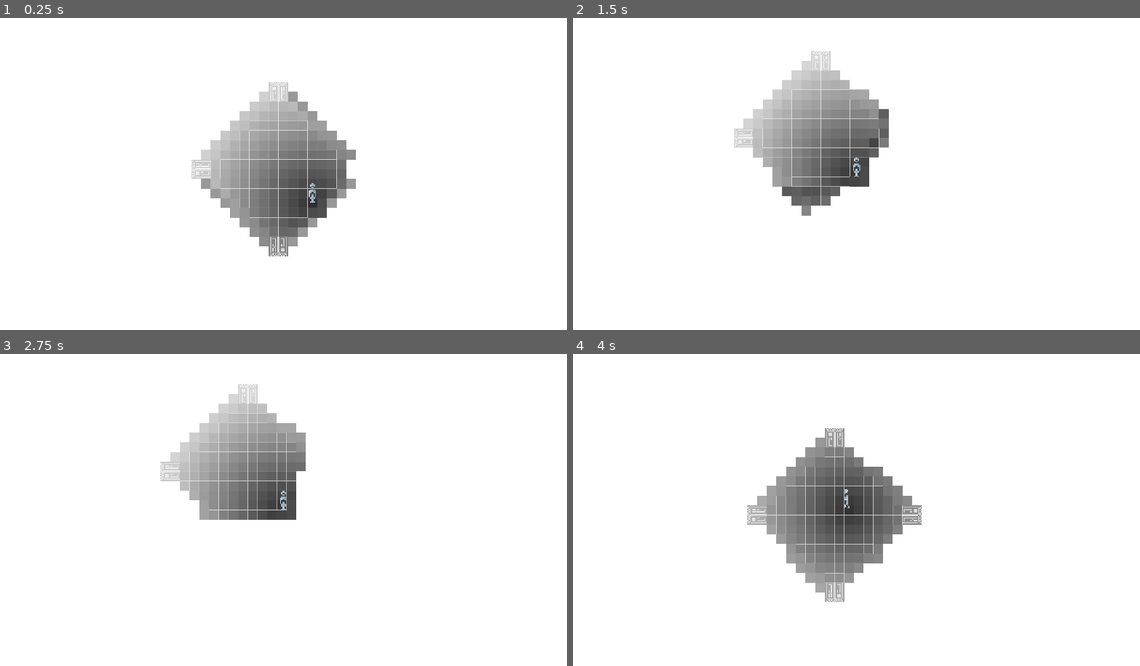
Above: before the commit, frames 1-4 (two rows, left to right).
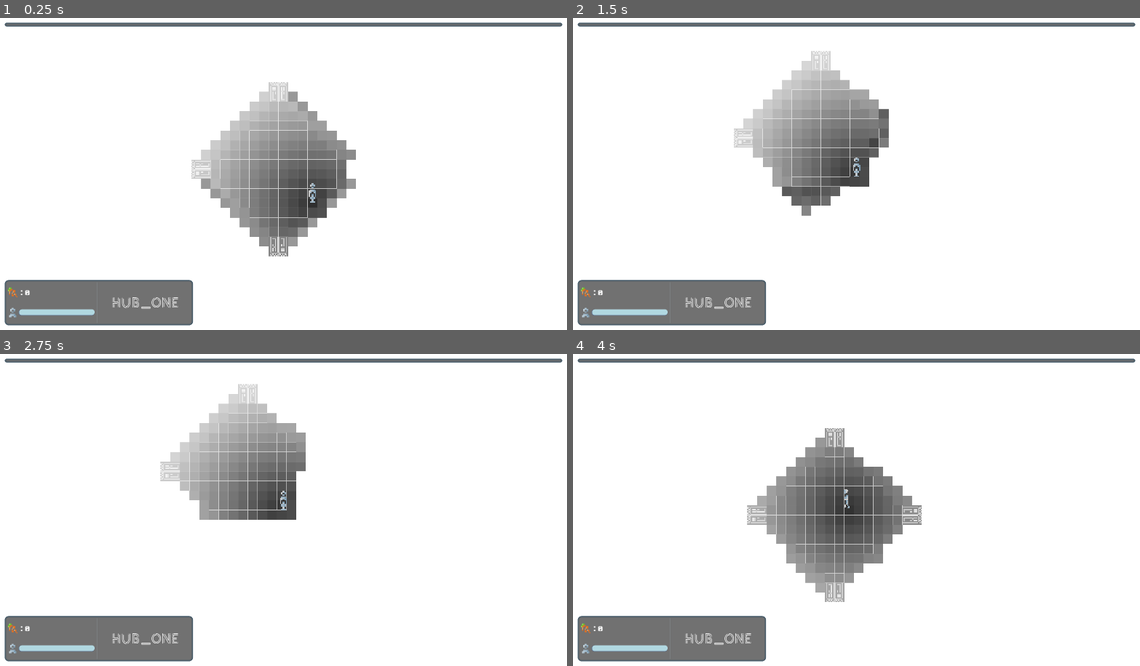
Above: after the commit, the same moments.

Repository: ObsidianBlk/NoSpace
Game: Godot game, scene res://World.tscn
Two runs of this game, one before a commit and one after it. Both use one fixed random seed, a clock stepped at 60 frames per second and the inputs below.
Inputs:
- Up to frame 1 (0.25 s): no input
- Up to frame 2 (1.5 s): hold D (move_right) 0.53-1.28 s; hold E (trigger) 0.53-1.28 s; hold S (move_down) from 1.28 s (still down); tap E (trigger) at 1.35 s
- Up to frame 3 (2.75 s): release S (move_down) at 2.03 s; hold D (move_right) from 2.03 s (still down); hold E (trigger) from 2.03 s (still down)
- Up to frame 4 (4 s): tap Enter at 2.75 s; release D (move_right) at 2.78 s; release E (trigger) at 2.78 s; hold W (move_up) 2.78-3.53 s; tap E (trigger) at 2.85 s; hold A (move_left) from 3.53 s (still down); hold E (trigger) from 3.53 s (still down)

The runs differ from the first frame. In frame 1, 6.2% of the frame differs, in the area x 0-100%, y 1-99%; in frame 2, 6.2%; in frame 3, 6.2%; in frame 4, 6.2%.

Commit message:
Carrots no longer slow down region transitions. Added a basic HUD. Started work on 'The Shattered'... the goal of the game.

Diff:
--- a/Objects/NEM/NEM.gd
+++ b/Objects/NEM/NEM.gd
@@ -1,5 +1,11 @@
 tool
 extends Node2D
+
+# ---------------------------------------------------------------------------
+# Signals
+# ---------------------------------------------------------------------------
+
+signal region_change(rname)
 
 # ---------------------------------------------------------------------------
 # ENUM Definitions
@@ -229,41 +235,24 @@
 			var tval = TILE_TYPE.NONE
 			var tpos = Vector2(x - offset.x, y - offset.y)
 			var tidx = (tpos.y * reg_size.x) + tpos.x
+			var carrot_idx = -1
 			if tpos.x >= 0 and tpos.x < reg_size.x and tpos.y >= 0 and tpos.y < reg_size.y:
 				var dist = Vector2(x, y).distance_to(start)
 
 				if dist < trad and inc_region.has_point(Vector2(x, y)):
 					tval = reg.tiles[tidx]
+					for i in range(0, reg.carrots.size()):
+						if not reg.carrots[i].eaten and reg.carrots[i].position == tpos:
+							carrot_idx = i
 			#tiles.append([living_regions[lridx].ridx, tval, tpos + offset, tidx])
 			tiles.append({
 				"ridx": living_regions[lridx].ridx,
 				"type": tval,
 				"position": tpos + offset,
 				"tidx": tidx,
-				"carrot_idx": _get_carrot_index(lridx, (tpos + offset) * tile_size)
+				"carrot_idx": carrot_idx
 			})
 	return tiles
-
-func _get_carrot_index(lridx : int, pos: Vector2) -> int:
-	if lridx >= 0 and lridx < living_regions.size():
-		var carrot_list = regions[living_regions[lridx].ridx].carrots
-		var offset = living_regions[lridx].offset
-		for i in range(0, carrot_list.size()):
-			var carrot = carrot_list[i]
-			var cpos = (carrot.position * tile_size) + offset
-			if not carrot.eaten and cpos == pos:
-				return i
-	return -1
-
-func _has_carrot(lridx : int, pos : Vector2) -> bool:
-	if lridx >= 0 and lridx < living_regions.size():
-		var carrot_list = regions[living_regions[lridx].ridx].carrots
-		var offset = living_regions[lridx].offset
-		for carrot in carrot_list:
-			var cpos = (carrot.position * tile_size) + offset
-			if not carrot.eaten and cpos == pos:
-				return true
-	return false
 
 func _is_region_alive(ridx : int) -> bool:
 	for lr in living_regions:
@@ -483,6 +472,7 @@
 			"offset":Vector2(0, 0),
 			"ridx": regions.size() - 1
 		})
+		emit_signal("region_change", regions[living_regions[0].ridx].name)
 
 
 
@@ -522,6 +512,7 @@
 			living_regions = [living_regions[1]]
 		else:
 			living_regions = [living_regions[0]]
+		emit_signal("region_change", regions[living_regions[0].ridx].name)
 
 func _on_carrot_pickup(ridx, cidx) -> void:
 	if ridx >= 0 and ridx < regions.size():
--- /dev/null
+++ b/Objects/TheShattered/TheShattered.gd
@@ -0,0 +1,29 @@
+extends Node2D
+
+
+var player = null
+
+onready var base_node = $Base
+onready var body_node = $Body
+onready var reye_node = $RightEye
+onready var leye_node = $LeftEye
+
+
+func _ready() -> void:
+	body_node.visible = false
+	reye_node.visible = false
+	leye_node.visible = false
+
+
+func _on_trigger() -> void:
+	return
+
+func _on_body_entered(body : Node2D) -> void:
+	if player == null and body.has_signal("trigger"):
+		player = body
+		player.connect("trigger", self, "_on_trigger")
+
+func _on_body_exited(body : Node2D) -> void:
+	if body == player:
+		player.disconnect("trigger", self, "_on_trigger")
+		player = null
--- /dev/null
+++ b/Objects/TheShattered/TheShattered.tscn
@@ -0,0 +1,105 @@
+[gd_scene load_steps=9 format=2]
+
+[ext_resource path="res://Shaders/PalSwap4.shader" type="Shader" id=1]
+[ext_resource path="res://Assets/Graphics/Shattered.png" type="Texture" id=2]
+[ext_resource path="res://Objects/TheShattered/TheShattered.gd" type="Script" id=3]
+
+[sub_resource type="ShaderMaterial" id=1]
+resource_local_to_scene = true
+shader = ExtResource( 1 )
+shader_param/pal_col_1 = Color( 0.6992, 0.6992, 0.6992, 1 )
+shader_param/pal_col_2 = Color( 0.6, 0.6, 0.6, 1 )
+shader_param/pal_col_3 = Color( 0.8, 0.8, 0.8, 1 )
+shader_param/pal_col_4 = Color( 0, 0, 0, 1 )
+shader_param/replace_col_1 = Color( 0.6992, 0.6992, 0.6992, 1 )
+shader_param/replace_col_2 = Color( 0.6, 0.6, 0.6, 1 )
+shader_param/replace_col_3 = Color( 0.8, 0.8, 0.8, 1 )
+shader_param/replace_col_4 = Color( 0, 0, 0, 1 )
+shader_param/precision = 0.1
+shader_param/alpha = 1.0
+
+[sub_resource type="ShaderMaterial" id=2]
+resource_local_to_scene = true
+shader = ExtResource( 1 )
+shader_param/pal_col_1 = Color( 0.6992, 0.6992, 0.6992, 1 )
+shader_param/pal_col_2 = Color( 0.6, 0.6, 0.6, 1 )
+shader_param/pal_col_3 = Color( 0.8, 0.8, 0.8, 1 )
+shader_param/pal_col_4 = Color( 0, 0, 0, 1 )
+shader_param/replace_col_1 = Color( 0.6992, 0.6992, 0.6992, 1 )
+shader_param/replace_col_2 = Color( 0.6, 0.6, 0.6, 1 )
+shader_param/replace_col_3 = Color( 0.8, 0.8, 0.8, 1 )
+shader_param/replace_col_4 = Color( 0, 0, 0, 1 )
+shader_param/precision = 0.1
+shader_param/alpha = 1.0
+
+[sub_resource type="ShaderMaterial" id=3]
+resource_local_to_scene = true
+shader = ExtResource( 1 )
+shader_param/pal_col_1 = Color( 0.6992, 0.6992, 0.6992, 1 )
+shader_param/pal_col_2 = Color( 0.6, 0.6, 0.6, 1 )
+shader_param/pal_col_3 = Color( 0.8, 0.8, 0.8, 1 )
+shader_param/pal_col_4 = Color( 0, 0, 0, 1 )
+shader_param/replace_col_1 = Color( 0.6992, 0.6992, 0.6992, 1 )
+shader_param/replace_col_2 = Color( 0.6, 0.6, 0.6, 1 )
+shader_param/replace_col_3 = Color( 0.8, 0.8, 0.8, 1 )
+shader_param/replace_col_4 = Color( 0, 0, 0, 1 )
+shader_param/precision = 0.1
+shader_param/alpha = 1.0
+
+[sub_resource type="ShaderMaterial" id=4]
+resource_local_to_scene = true
+shader = ExtResource( 1 )
+shader_param/pal_col_1 = Color( 0.6992, 0.6992, 0.6992, 1 )
+shader_param/pal_col_2 = Color( 0.6, 0.6, 0.6, 1 )
+shader_param/pal_col_3 = Color( 0.8, 0.8, 0.8, 1 )
+shader_param/pal_col_4 = Color( 0, 0, 0, 1 )
+shader_param/replace_col_1 = Color( 0.6992, 0.6992, 0.6992, 1 )
+shader_param/replace_col_2 = Color( 0.6, 0.6, 0.6, 1 )
+shader_param/replace_col_3 = Color( 0.8, 0.8, 0.8, 1 )
+shader_param/replace_col_4 = Color( 0, 0, 0, 1 )
+shader_param/precision = 0.1
+shader_param/alpha = 1.0
+
+[sub_resource type="CircleShape2D" id=5]
+radius = 32.0
+
+[node name="TheShattered" type="Node2D"]
+script = ExtResource( 3 )
+
+[node name="Base" type="Sprite" parent="."]
+material = SubResource( 1 )
+position = Vector2( 0, -16 )
+texture = ExtResource( 2 )
+region_enabled = true
+region_rect = Rect2( 0, 0, 32, 32 )
+
+[node name="Body" type="Sprite" parent="."]
+material = SubResource( 2 )
+position = Vector2( 0, -25 )
+texture = ExtResource( 2 )
+region_enabled = true
+region_rect = Rect2( 32, 0, 32, 32 )
+
+[node name="RightEye" type="Sprite" parent="."]
+material = SubResource( 3 )
+position = Vector2( 13.8748, -33.8294 )
+texture = ExtResource( 2 )
+region_enabled = true
+region_rect = Rect2( 64, 0, 32, 32 )
+
+[node name="LeftEye" type="Sprite" parent="."]
+material = SubResource( 4 )
+position = Vector2( -17.6588, -21.6364 )
+texture = ExtResource( 2 )
+region_enabled = true
+region_rect = Rect2( 96, 0, 32, 32 )
+
+[node name="Area2D" type="Area2D" parent="."]
+collision_layer = 0
+collision_mask = 32
+
+[node name="CollisionShape2D" type="CollisionShape2D" parent="Area2D"]
+shape = SubResource( 5 )
+
+[connection signal="body_entered" from="Area2D" to="." method="_on_body_entered"]
+[connection signal="body_exited" from="Area2D" to="." method="_on_body_exited"]
--- /dev/null
+++ b/Theme/Fonts/Commadore_24_DynFont.tres
@@ -0,0 +1,9 @@
+[gd_resource type="DynamicFont" load_steps=2 format=2]
+
+[ext_resource path="res://Theme/Fonts/Commadore_DFD.tres" type="DynamicFontData" id=1]
+
+[resource]
+size = 24
+use_mipmaps = true
+use_filter = true
+font_data = ExtResource( 1 )
--- /dev/null
+++ b/Theme/Fonts/Commadore_DFD.tres
@@ -0,0 +1,4 @@
+[gd_resource type="DynamicFontData" format=2]
+
+[resource]
+font_path = "res://Assets/Fonts/Commodore Angled v1.2.ttf"
--- /dev/null
+++ b/Theme/Fonts/Potra_48_DynFont.tres
@@ -0,0 +1,9 @@
+[gd_resource type="DynamicFont" load_steps=2 format=2]
+
+[ext_resource path="res://Theme/Fonts/Potra_DFD.tres" type="DynamicFontData" id=1]
+
+[resource]
+size = 48
+use_mipmaps = true
+use_filter = true
+font_data = ExtResource( 1 )
--- /dev/null
+++ b/Theme/Fonts/Potra_DFD.tres
@@ -0,0 +1,4 @@
+[gd_resource type="DynamicFontData" format=2]
+
+[resource]
+font_path = "res://Assets/Fonts/Potra.ttf"
--- /dev/null
+++ b/Theme/core_theme.tres
@@ -0,0 +1,60 @@
+[gd_resource type="Theme" load_steps=6 format=2]
+
+[ext_resource path="res://Theme/Fonts/Commadore_24_DynFont.tres" type="DynamicFont" id=1]
+
+[sub_resource type="StyleBoxFlat" id=1]
+bg_color = Color( 0.294118, 0.294118, 0.294118, 0.784314 )
+border_width_left = 6
+border_width_top = 6
+border_width_right = 6
+border_width_bottom = 6
+border_color = Color( 0.235294, 0.337255, 0.407843, 1 )
+border_blend = true
+corner_radius_top_left = 12
+corner_radius_top_right = 12
+corner_radius_bottom_right = 12
+corner_radius_bottom_left = 12
+
+[sub_resource type="StyleBoxFlat" id=2]
+bg_color = Color( 0.294118, 0.294118, 0.294118, 0.784314 )
+border_width_left = 6
+border_width_top = 6
+border_width_right = 6
+border_width_bottom = 6
+border_color = Color( 0.235294, 0.337255, 0.407843, 1 )
+border_blend = true
+corner_radius_top_left = 12
+corner_radius_top_right = 12
+corner_radius_bottom_right = 12
+corner_radius_bottom_left = 12
+
+[sub_resource type="StyleBoxFlat" id=3]
+bg_color = Color( 0.254902, 0.341176, 0.403922, 1 )
+border_width_left = 2
+border_width_bottom = 2
+border_color = Color( 0.47451, 0.498039, 0.564706, 1 )
+border_blend = true
+corner_radius_top_left = 8
+corner_radius_top_right = 8
+corner_radius_bottom_right = 8
+corner_radius_bottom_left = 8
+
+[sub_resource type="StyleBoxFlat" id=4]
+bg_color = Color( 0.698039, 0.85098, 0.886275, 1 )
+border_width_left = 2
+border_width_bottom = 2
+border_color = Color( 0.360784, 0.435294, 0.560784, 1 )
+corner_radius_top_left = 8
+corner_radius_top_right = 8
+corner_radius_bottom_right = 8
+corner_radius_bottom_left = 8
+
+[resource]
+default_font = ExtResource( 1 )
+Panel/styles/panel = SubResource( 1 )
+PanelContainer/styles/panel = SubResource( 2 )
+ProgressBar/colors/font_color = Color( 0.584314, 0.494118, 0.352941, 1 )
+ProgressBar/colors/font_color_shadow = Color( 0, 0, 0, 1 )
+ProgressBar/fonts/font = null
+ProgressBar/styles/bg = SubResource( 3 )
+ProgressBar/styles/fg = SubResource( 4 )
--- /dev/null
+++ b/UI/HUD/HUD.gd
@@ -0,0 +1,24 @@
+extends Control
+
+
+onready var lbl_region = $VBC/Information/HBC/Region/Label
+onready var lbl_carrot = $VBC/Information/HBC/Stats/VBC/Carrots/Label
+onready var prog_stamina = $VBC/Information/HBC/Stats/VBC/Stamina/Progress/Bar
+
+
+func set_region(region_name : String) -> void:
+	if region_name == "":
+		region_name = "__UNKNOWN__"
+	if lbl_region:
+		lbl_region.text = region_name
+
+
+func set_carrots(count : int) -> void:
+	if lbl_carrot:
+		lbl_carrot.text = ":" + String(count)
+
+
+func set_stamina(v : float, vmax : float) -> void:
+	if prog_stamina:
+		prog_stamina.max_value = vmax
+		prog_stamina.value = v
--- /dev/null
+++ b/UI/HUD/HUD.tscn
@@ -0,0 +1,132 @@
+[gd_scene load_steps=6 format=2]
+
+[ext_resource path="res://Theme/core_theme.tres" type="Theme" id=1]
+[ext_resource path="res://Theme/Fonts/Potra_48_DynFont.tres" type="DynamicFont" id=2]
+[ext_resource path="res://Assets/Graphics/Char_Icon.png" type="Texture" id=3]
+[ext_resource path="res://Assets/Graphics/carrot.png" type="Texture" id=4]
+[ext_resource path="res://UI/HUD/HUD.gd" type="Script" id=5]
+
+[node name="HUD" type="MarginContainer"]
+anchor_right = 1.0
+anchor_bottom = 1.0
+theme = ExtResource( 1 )
+custom_constants/margin_right = 40
+custom_constants/margin_top = 40
+custom_constants/margin_left = 40
+custom_constants/margin_bottom = 40
+script = ExtResource( 5 )
+__meta__ = {
+"_edit_use_anchors_": false
+}
+
+[node name="VBC" type="VBoxContainer" parent="."]
+margin_left = 40.0
+margin_top = 40.0
+margin_right = 1880.0
+margin_bottom = 1040.0
+
+[node name="PanelContainer" type="PanelContainer" parent="VBC"]
+margin_right = 1840.0
+margin_bottom = 12.0
+
+[node name="Container" type="Container" parent="VBC"]
+margin_top = 16.0
+margin_right = 1840.0
+margin_bottom = 847.0
+size_flags_horizontal = 3
+size_flags_vertical = 3
+
+[node name="Information" type="PanelContainer" parent="VBC"]
+margin_top = 851.0
+margin_right = 711.0
+margin_bottom = 1000.0
+size_flags_horizontal = 0
+
+[node name="HBC" type="HBoxContainer" parent="VBC/Information"]
+margin_left = 6.0
+margin_top = 6.0
+margin_right = 705.0
+margin_bottom = 143.0
+
+[node name="Stats" type="MarginContainer" parent="VBC/Information/HBC"]
+margin_right = 294.0
+margin_bottom = 137.0
+custom_constants/margin_right = 4
+custom_constants/margin_top = 4
+custom_constants/margin_left = 4
+custom_constants/margin_bottom = 4
+
+[node name="VBC" type="VBoxContainer" parent="VBC/Information/HBC/Stats"]
+margin_left = 4.0
+margin_top = 4.0
+margin_right = 290.0
+margin_bottom = 133.0
+
+[node name="Carrots" type="HBoxContainer" parent="VBC/Information/HBC/Stats/VBC"]
+margin_right = 286.0
+margin_bottom = 62.0
+size_flags_vertical = 3
+
+[node name="TextureRect" type="TextureRect" parent="VBC/Information/HBC/Stats/VBC/Carrots"]
+margin_right = 32.0
+margin_bottom = 62.0
+rect_min_size = Vector2( 32, 32 )
+texture = ExtResource( 4 )
+expand = true
+stretch_mode = 6
+
+[node name="Label" type="Label" parent="VBC/Information/HBC/Stats/VBC/Carrots"]
+margin_left = 36.0
+margin_right = 74.0
+margin_bottom = 62.0
+size_flags_vertical = 5
+text = ":0"
+valign = 1
+
+[node name="Stamina" type="HBoxContainer" parent="VBC/Information/HBC/Stats/VBC"]
+margin_top = 66.0
+margin_right = 286.0
+margin_bottom = 129.0
+size_flags_vertical = 3
+
+[node name="TextureRect" type="TextureRect" parent="VBC/Information/HBC/Stats/VBC/Stamina"]
+margin_right = 32.0
+margin_bottom = 63.0
+rect_min_size = Vector2( 32, 32 )
+texture = ExtResource( 3 )
+expand = true
+stretch_mode = 6
+
+[node name="Progress" type="CenterContainer" parent="VBC/Information/HBC/Stats/VBC/Stamina"]
+margin_left = 36.0
+margin_right = 286.0
+margin_bottom = 63.0
+
+[node name="Bar" type="ProgressBar" parent="VBC/Information/HBC/Stats/VBC/Stamina/Progress"]
+margin_top = 21.0
+margin_right = 250.0
+margin_bottom = 41.0
+rect_min_size = Vector2( 250, 20 )
+percent_visible = false
+
+[node name="VSeparator" type="VSeparator" parent="VBC/Information/HBC"]
+margin_left = 298.0
+margin_right = 302.0
+margin_bottom = 137.0
+
+[node name="Region" type="MarginContainer" parent="VBC/Information/HBC"]
+margin_left = 306.0
+margin_right = 699.0
+margin_bottom = 137.0
+custom_constants/margin_right = 40
+custom_constants/margin_top = 40
+custom_constants/margin_left = 40
+custom_constants/margin_bottom = 40
+
+[node name="Label" type="Label" parent="VBC/Information/HBC/Region"]
+margin_left = 40.0
+margin_top = 40.0
+margin_right = 353.0
+margin_bottom = 97.0
+custom_fonts/font = ExtResource( 2 )
+text = "Region Name"
--- a/World.gd
+++ b/World.gd
@@ -6,8 +6,14 @@
 onready var camera_node = $Container/Camera
 onready var container_node = $Container
 
+onready var hud_node = $UI/HUD
+
 
 func _ready():
+	NEM.connect("region_change", self, "_on_region_change")
+	player_node.connect("carrot_count_change", self, "_on_carrot_counter_changed")
+	player_node.connect("stamina_change", self, "_on_stamina_change")
+	player_node.max_stamina = 100
 	RegionDefs.generate_regions(
 		RegionDefs.get_random_hub(),
 		RegionDefs.get_random_region()
@@ -18,3 +24,16 @@
 
 	NEM.attach_player(player_node, container_node)
 	NEM.attach_camera(camera_node, container_node)
+
+
+func _on_region_change(rname : String) -> void:
+	if hud_node:
+		hud_node.set_region(rname)
+
+func _on_carrot_counter_changed(count : int) -> void:
+	if hud_node:
+		hud_node.set_carrots(count)
+
+func _on_stamina_change(val : float, max_val : float) -> void:
+	if hud_node:
+		hud_node.set_stamina(val, max_val)
--- a/World.tscn
+++ b/World.tscn
@@ -6,6 +6,7 @@
 [ext_resource path="res://Assets/Graphics/white.jpg" type="Texture" id=4]
 [ext_resource path="res://Shaders/Starfield.shader" type="Shader" id=5]
 [ext_resource path="res://Objects/Camera/Camera.tscn" type="PackedScene" id=6]
+[ext_resource path="res://UI/HUD/HUD.tscn" type="PackedScene" id=7]
 
 [sub_resource type="ShaderMaterial" id=1]
 resource_local_to_scene = true
@@ -38,6 +39,7 @@
 centered = false
 
 [node name="Container" type="Node2D" parent="."]
+visible = false
 
 [node name="Player" parent="Container" instance=ExtResource( 1 )]
 position = Vector2( 361, 263 )
@@ -49,3 +51,7 @@
 
 [node name="WorldEnvironment" type="WorldEnvironment" parent="."]
 environment = SubResource( 2 )
+
+[node name="UI" type="CanvasLayer" parent="."]
+
+[node name="HUD" parent="UI" instance=ExtResource( 7 )]
Binary file added: Assets/Fonts/Commodore Angled v1.2.ttf
Binary file added: Assets/Fonts/Potra.ttf
Binary file added: Assets/Graphics/Char_Icon.png
Not shown, added: Assets/Graphics/Char_Icon.png.import
Binary file added: Assets/Graphics/Shattered.png
Not shown, added: Assets/Graphics/Shattered.png.import
Not shown: 1 places in World.tscn that only renumber resources
